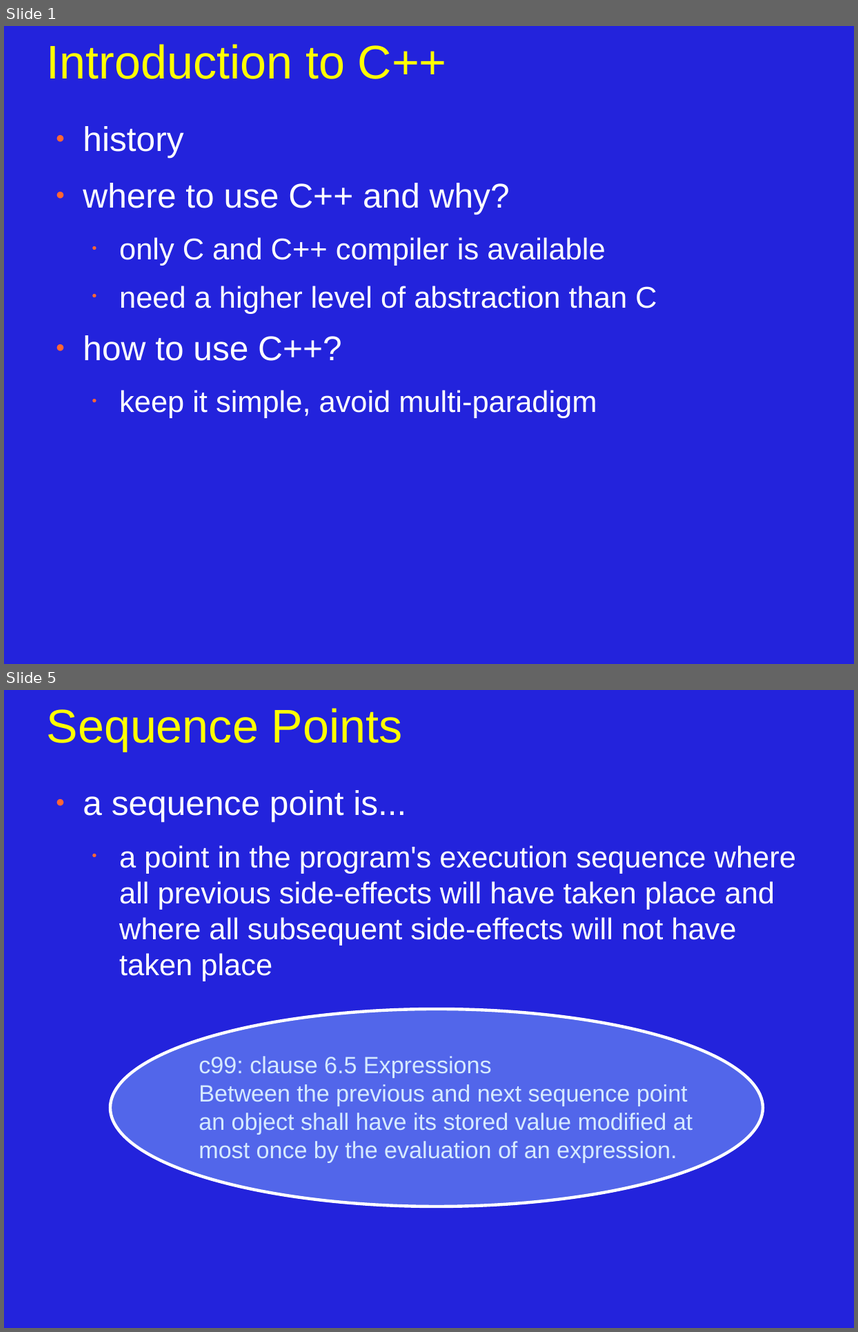
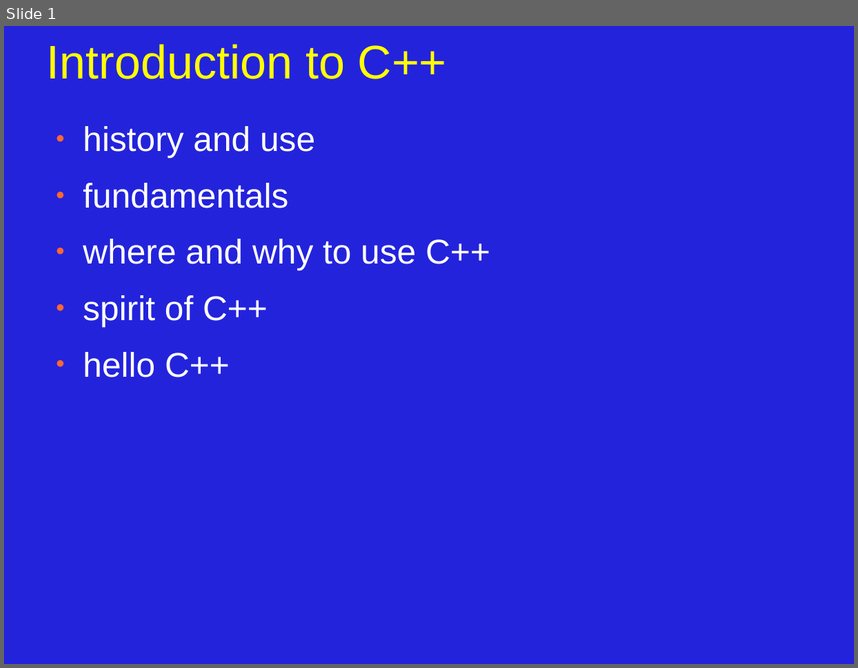
Before and after one commit to JonJagger/two-day-courses, a slide deck: cppf/01_Introduction_to_C++.odp. Shown one above the other, each under a label of ours: slides 1 and 5 before the commit, slide 1 after it; the slides between them are not shown. The pictures are 858x1332 and 858x668 pixels, drawn with LibreOffice and Linux fonts; fonts in the diff are those of the drawing. Boxes give left, top, right and bottom in pixels: in the first picture for what was removed or moved away, otherwise in the second. Text is boxed around its words. In the diff, an @@ line names an element or a change of style, - is before the commit and + after.

```diff
--- a/cppf/01_Introduction_to_C++.odp
+++ b/cppf/01_Introduction_to_C++.odp
@@ slide 5 removed at bbox=[4, 690, 854, 1328], background #2323DC @@
@@ title removed at bbox=[47, 708, 403, 751] @@
-Sequence Points
@@ text removed at bbox=[83, 790, 796, 981] @@
-● a sequence point is...
-  • a point in the program's execution sequence where all previous side-effects will have taken place and where all subsequent side-effects will not have taken place
@@ ellipse removed at bbox=[110, 1009, 763, 1206] @@
@@ text removed at bbox=[199, 1056, 693, 1162] @@
-c99: clause 6.5 Expressions
-Between the previous and next sequence point an object shall have its stored value modified at most once by the evaluation of an expression.
@@ slide 1 changed as well @@
@@ text at bbox=[83, 126, 490, 377]: text changed; size 28 to 32 pt @@
-● history
-● where to use C++ and why?
-  • only C and C++ compiler is available
-  • need a higher level of abstraction than C
-● how to use C++?
-  • keep it simple, avoid multi-paradigm
+● history and use
+● fundamentals
+● where and why to use C++
+● spirit of C++
+● hello C++
```
Also in this commit, not shown: 4 other slides changed, 8 slides added, 4 other slides removed.
